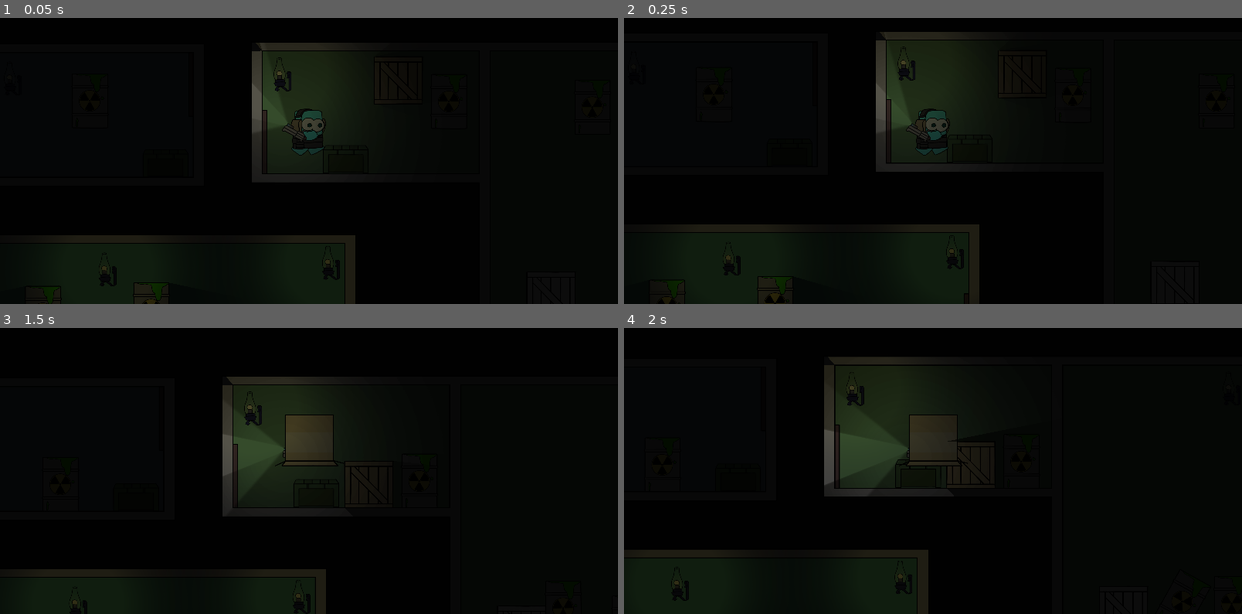
Above: before the commit, frames 1-4 (two rows, left to right).
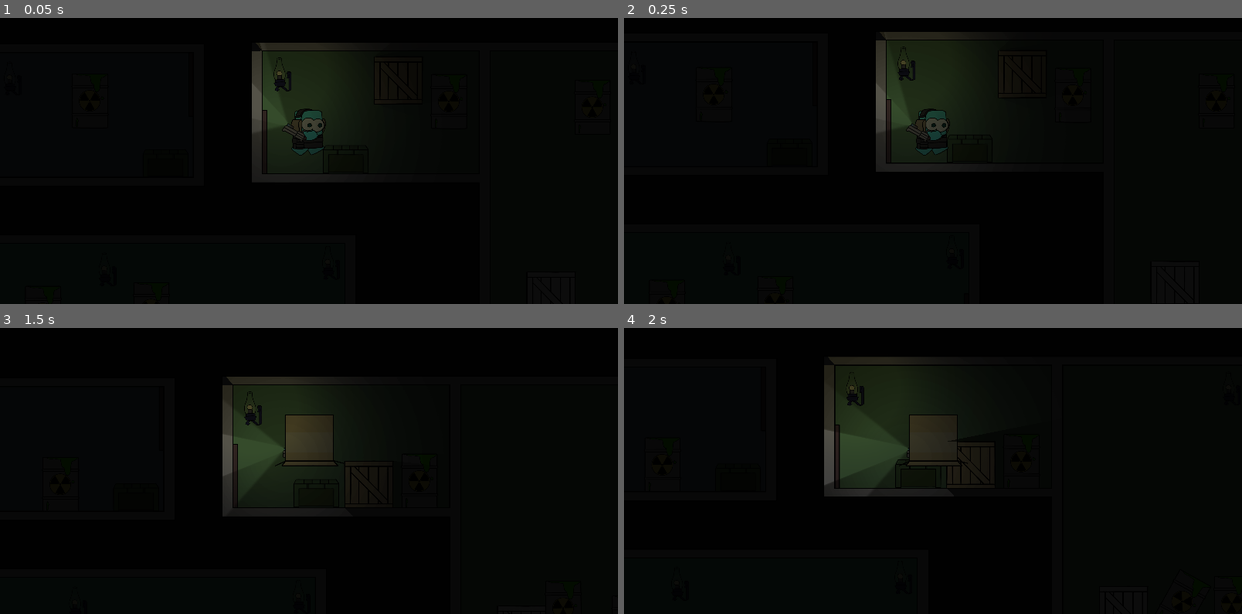
Above: after the commit, the same moments.

Repository: Project-escape/protype-1
Game: Godot game, scene res://scenes/levels/World.tscn
Two runs of this game, one before a commit and one after it. Both use one fixed random seed, a clock stepped at 60 frames per second and the inputs below.
Inputs (mouse positions are in pixels of both pictures, inside the frame that each line leads up to):
- Up to frame 1 (0.05 s): no input
- Up to frame 2 (0.25 s): no input
- Up to frame 3 (1.5 s): move the mouse to (444, 422) at 0.52 s; hold E (action) 0.53-1.28 s; hold Right (right) from 0.53 s (still down); tap Space (jump) at 0.77 s; move the mouse to (185, 456) at 1.27 s; tap C (cover) at 1.35 s
- Up to frame 4 (2 s): keep holding Right (right); tap Space (jump) at 1.52 s

The runs differ from the first frame. In frame 1, 0.2% of the frame differs, in the area x 8-54%, y 83-100%; in frame 2, 0.2%; in frame 3, less than 0.1%; in frame 4, less than 0.1%.

Commit message:
range decreased

Diff:
--- a/scenes/lamp_1.tscn
+++ b/scenes/lamp_1.tscn
@@ -8,7 +8,7 @@
 [ext_resource path="res://sounds/Light Bulb Breaking.wav" type="AudioStream" id=6]
 
 [sub_resource type="CircleShape2D" id=1]
-radius = 1707.95
+radius = 432.163
 
 [sub_resource type="SpriteFrames" id=2]
 animations = [ {
@@ -18,7 +18,10 @@
 "speed": 10.0
 } ]
 
-[sub_resource type="CapsuleShape2D" id=3]
+[sub_resource type="CircleShape2D" id=3]
+radius = 1703.17
+
+[sub_resource type="CapsuleShape2D" id=4]
 radius = 41.5322
 height = 96.7528
 
@@ -42,20 +45,19 @@
 [node name="CollisionShape2D" type="CollisionShape2D" parent="Area2D"]
 shape = SubResource( 1 )
 
+[node name="AnimatedSprite" type="AnimatedSprite" parent="."]
+frames = SubResource( 2 )
+
 [node name="Area2D2" type="Area2D" parent="."]
 
 [node name="CollisionShape2D" type="CollisionShape2D" parent="Area2D2"]
-position = Vector2( 2.37842, -2.37836 )
-shape = SubResource( 1 )
-
-[node name="AnimatedSprite" type="AnimatedSprite" parent="."]
-frames = SubResource( 2 )
+shape = SubResource( 3 )
 
 [node name="hit box" type="Area2D" parent="."]
 
 [node name="CollisionShape2D" type="CollisionShape2D" parent="hit box"]
 position = Vector2( -17.9797, -23.9729 )
-shape = SubResource( 3 )
+shape = SubResource( 4 )
 
 [node name="on" type="AudioStreamPlayer2D" parent="."]
 stream = ExtResource( 5 )
Not shown: 1 places in scenes/lamp_1.tscn that only renumber resources
